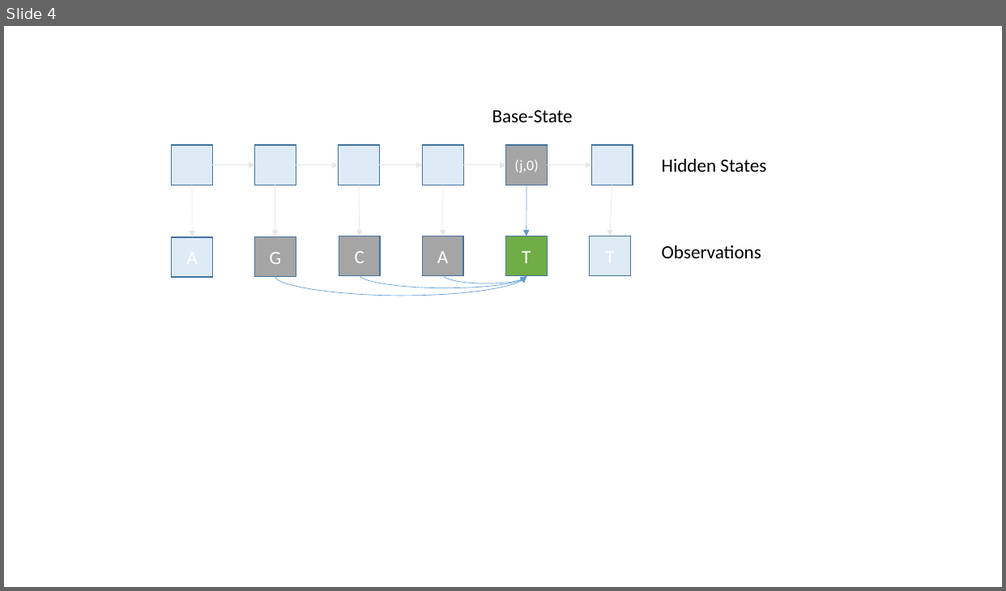
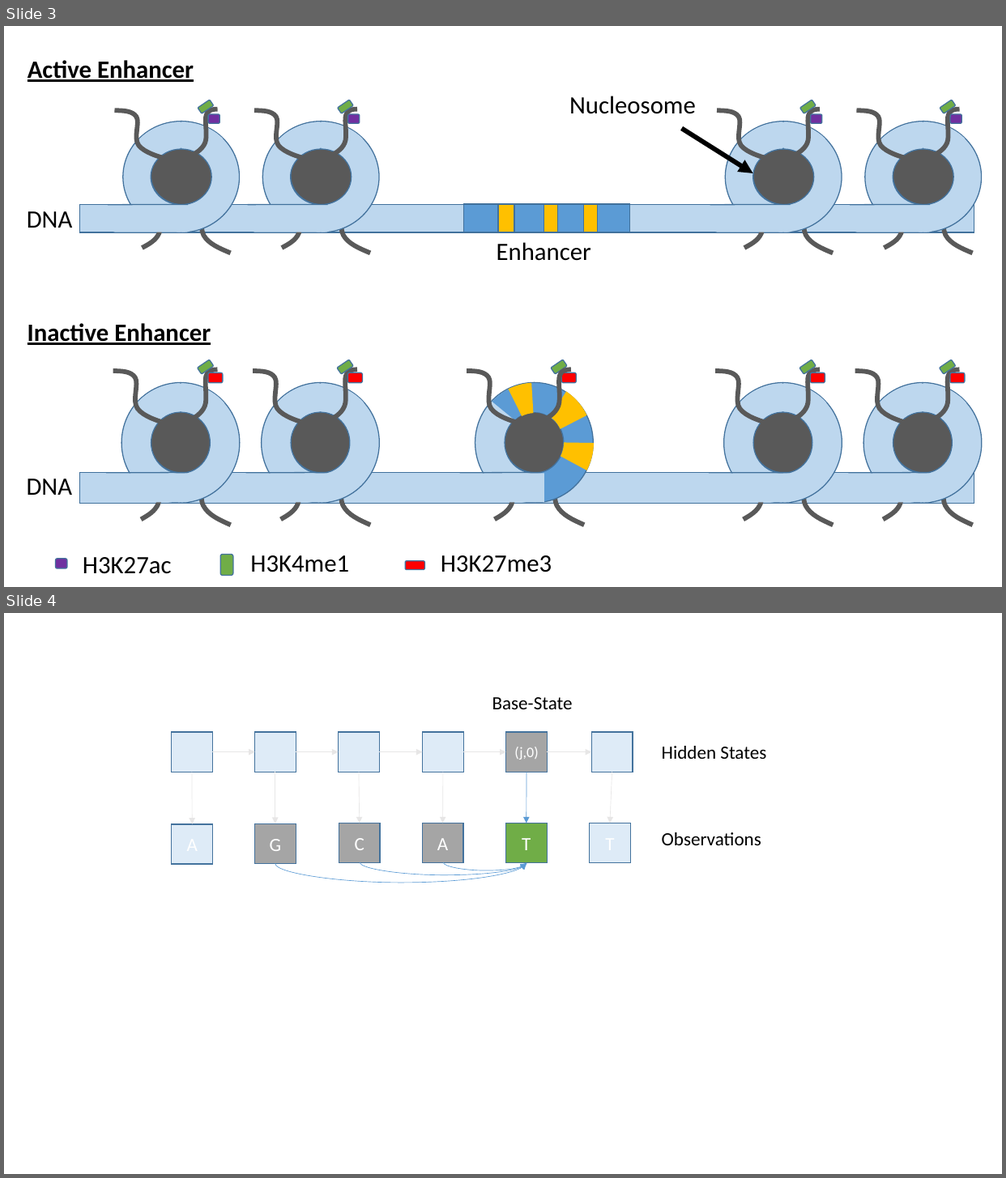
Before and after one commit to David-Taub/HOP-HMM, a slide deck: Help/Figures.pptx. Shown one above the other, each under a label of ours: slide 4 before the commit, slides 3 and 4 after it. The pictures are 1006x591 and 1006x1178 pixels, drawn with LibreOffice and Linux fonts; fonts in the diff are those of the drawing. Boxes give left, top, right and bottom in pixels: in the first picture for what was removed or moved away, otherwise in the second. Text is boxed around its words. In the diff, an @@ line names an element or a change of style, - is before the commit and + after.

Commit message:
figure added: enhancer status and gene transcription added ref to GeneHancer many to many relation

```diff
--- a/Help/Figures.pptx
+++ b/Help/Figures.pptx
@@ slide 3 added at box(4, 26, 1002, 587), background #FFFFFF @@
@@ group added at box(27, 60, 982, 575): 36 freeform shapes, 30 arch (boxed as its full ring)s, 29 rounded rectangles, 9 ellipses, 9 lines, 7 texts, 7 rectangles, 1 arrow @@
+H3K27ac
+H3K4me1
+H3K27me3
+DNA
+Nucleosome
+DNA
+Active Enhancer
@@ text added at box(496, 242, 591, 261), 24 pt, text #000000 @@
+Enhancer
@@ text added at box(27, 323, 211, 345), 24 pt, text #000000, bold, underline @@
+Inactive Enhancer
```
Also in this commit, not shown: 1 slide changed, 1 slide removed, 4 other files.
